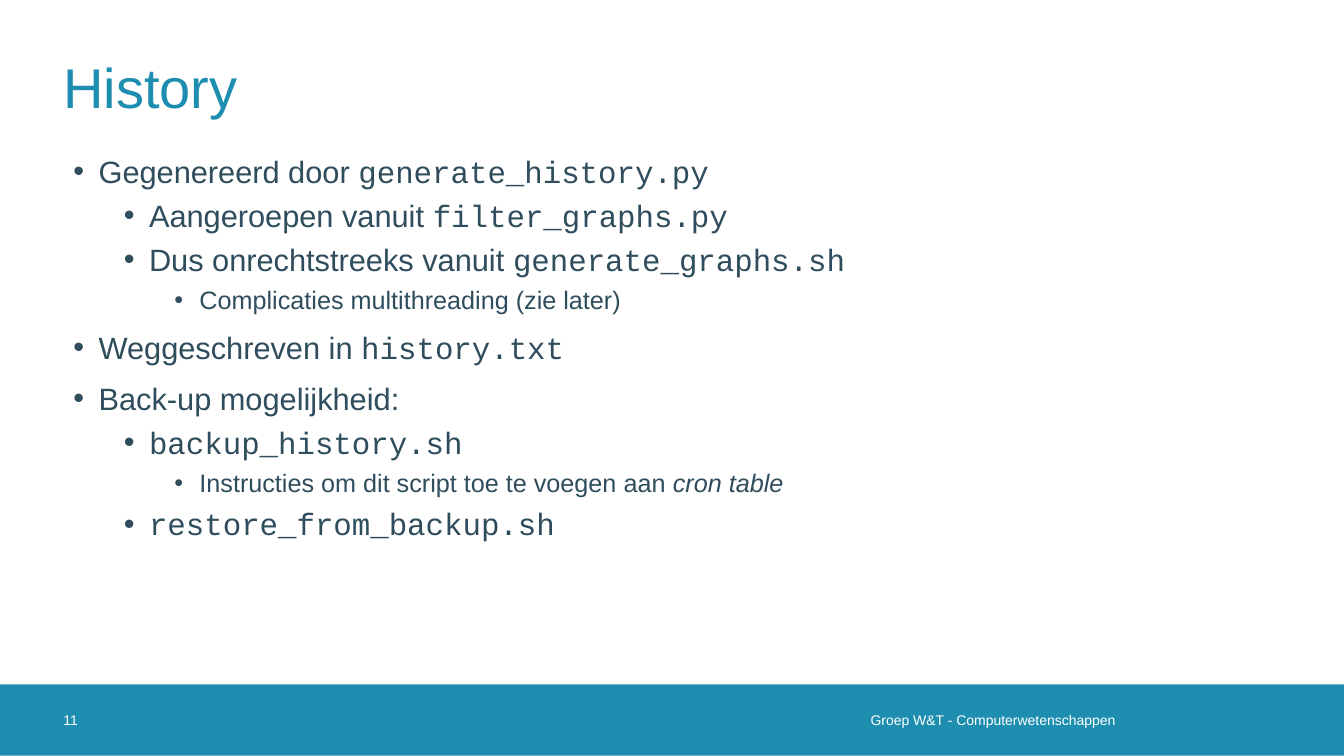
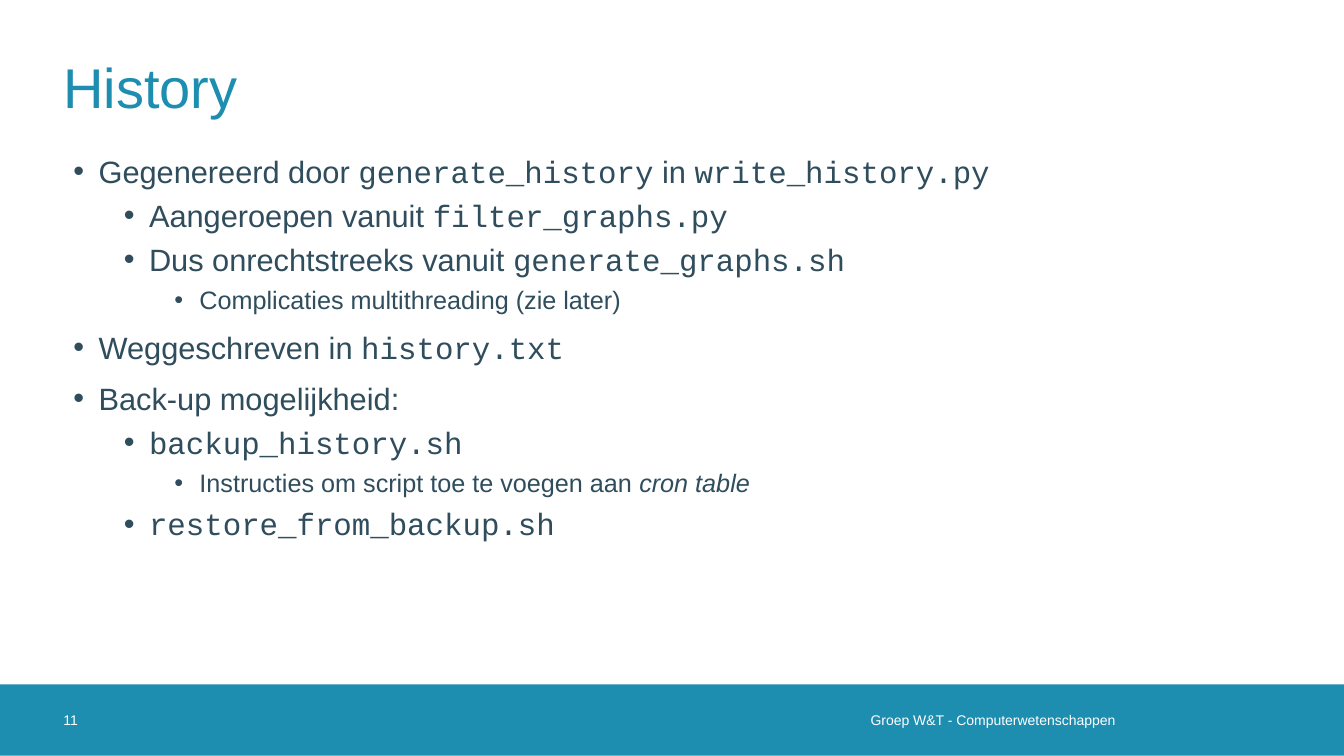
Before and after one commit to vanschependom/KULAK_IW-shed-of-graphs, a slide deck: slide 11 of defense.pptx. Drawn at 1344x756 pixels with LibreOffice and Linux fonts; fonts in the diff are those of the drawing; background and template pictures are left out. Boxes give left, top, right and bottom in pixels: in the first picture for what was removed or moved away, otherwise in the second. Text is boxed around its words. In the diff, an @@ line names an element or a change of style, - is before the commit and + after.

Commit message:
Small changes ppt

```diff
--- a/defense.pptx
+++ b/defense.pptx
@@ text at box(99, 160, 990, 190): text changed @@
-• Gegenereerd door generate_history.py
+• Gegenereerd door generate_history in write_history.py
@@ text at box(199, 473, 750, 498): text changed @@
-    • Instructies om dit script toe te voegen aan cron table
+    • Instructies om script toe te voegen aan cron table
```
Also in this commit, not shown: 7 other slides changed.
